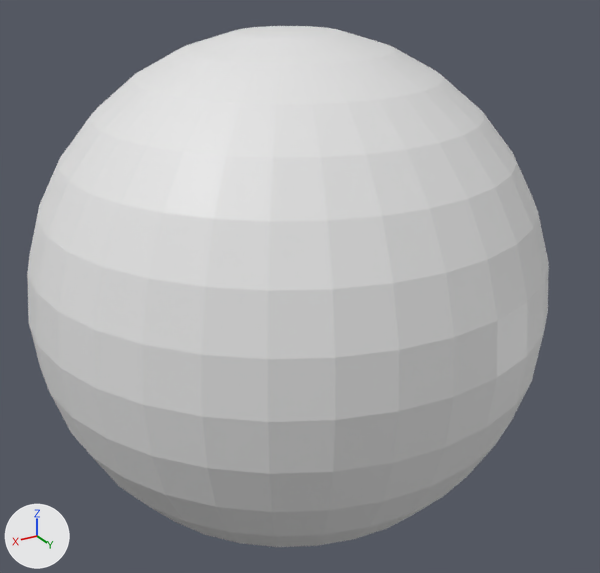
The Blender file Bomberman/enemy002.blend as it was, and as the next commit left it.
The view is the same before and after, from a 50 mm lens placed at (1.232, 2.122, 1.852), pointed at (-0.03, 0.018, 0.8). Lighting does not change. The marker at lower left points along +X, +Y and +Z.

Before the edit, the objects in view are built like this:
```python
me_sphere = bpy.data.meshes.new('Sphere')
me_sphere.from_pydata(...)  # a UV sphere (32 segments, 16 rings, poles along z) spanning x -1.0..1.0, y -1.0..1.0, z -1.0..1.0
me_sphere.materials.append(mat_bodymaterial)  # its picture is missing
ob_sphere = bpy.data.objects.new('Sphere', me_sphere)
ob_sphere.location = (0.0, 0.0, 0.8)
ob_sphere.scale = (0.8, 0.8, 0.8)
```
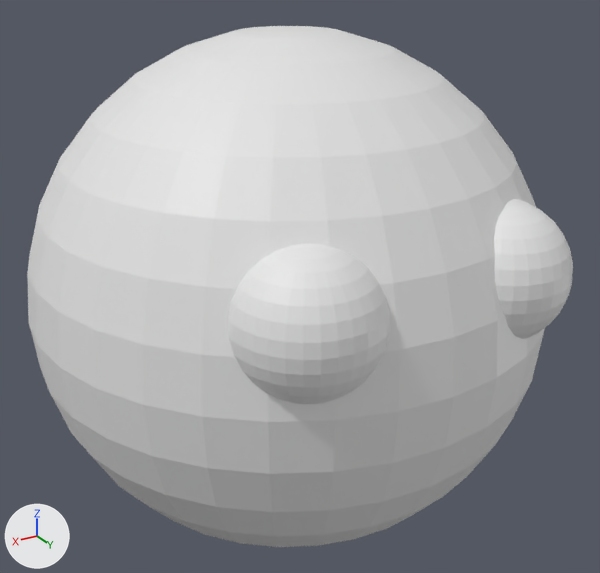
Location of each change, [x1, y1, x2, y2] in pixels of the pictures (600 x 573 px):
'EyeRight', added
    after: [228, 244, 390, 404]
'EyeLeft', added
    after: [494, 199, 573, 339]

Edits to the bpy script that builds the scene:
```text
Add mat_eyeright:
    mat_eyeright = principled_material('EyeRight')
    mat_eyeright.base_color = (0.8, 0.8, 0.8)  # white #e7e7e7
Add mat_eyeleft:
    mat_eyeleft = principled_material('EyeLeft')
    mat_eyeleft.base_color = (0.8, 0.8, 0.8)  # white #e7e7e7
Add me_eyeright:
    me_eyeright.from_pydata(...)  # a UV sphere (32 segments, 16 rings, poles along z) spanning x -1.0..1.0, y -1.0..1.0, z -1.0..1.0
    me_eyeright.materials.append(mat_eyeright)  # its picture is missing
Add me_eyeleft:
    me_eyeleft.from_pydata(...)  # a UV sphere (32 segments, 16 rings, poles along z) spanning x -1.0..1.0, y -1.0..1.0, z -1.0..1.0
    me_eyeleft.materials.append(mat_eyeleft)  # its picture is missing
Add ob_eyeright:
    ob_eyeright = bpy.data.objects.new('EyeRight', me_eyeright)
    ob_eyeright.location = (0.3, 0.6, 1.0)
    ob_eyeright.scale = (0.2, 0.2, 0.2)
Add ob_eyeleft:
    ob_eyeleft = bpy.data.objects.new('EyeLeft', me_eyeleft)
    ob_eyeleft.location = (-0.3, 0.6, 1.0)
    ob_eyeleft.rotation_euler = (0.0, 0.0, 0.436)  # degrees (0, 0, 25)
    ob_eyeleft.scale = (0.2, 0.2, 0.2)
```
